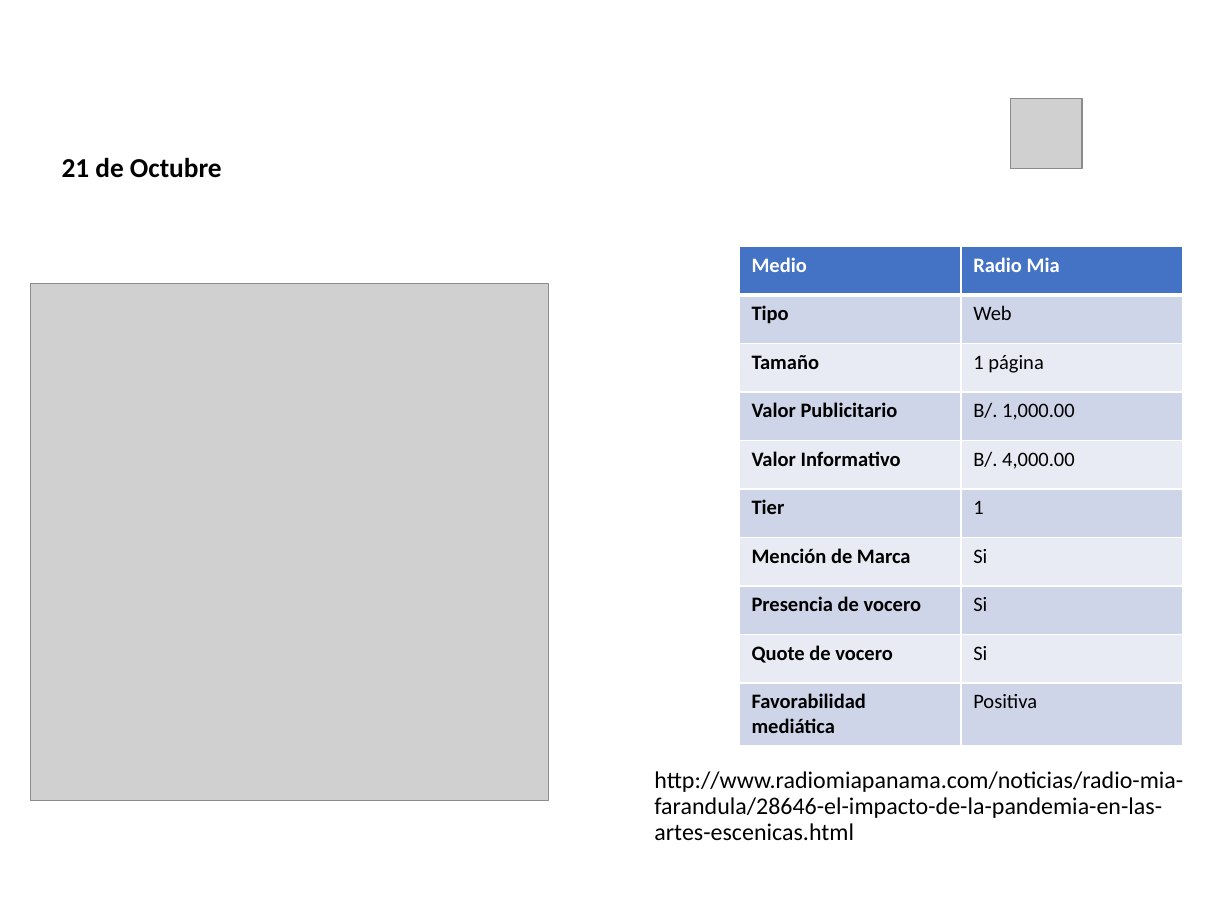
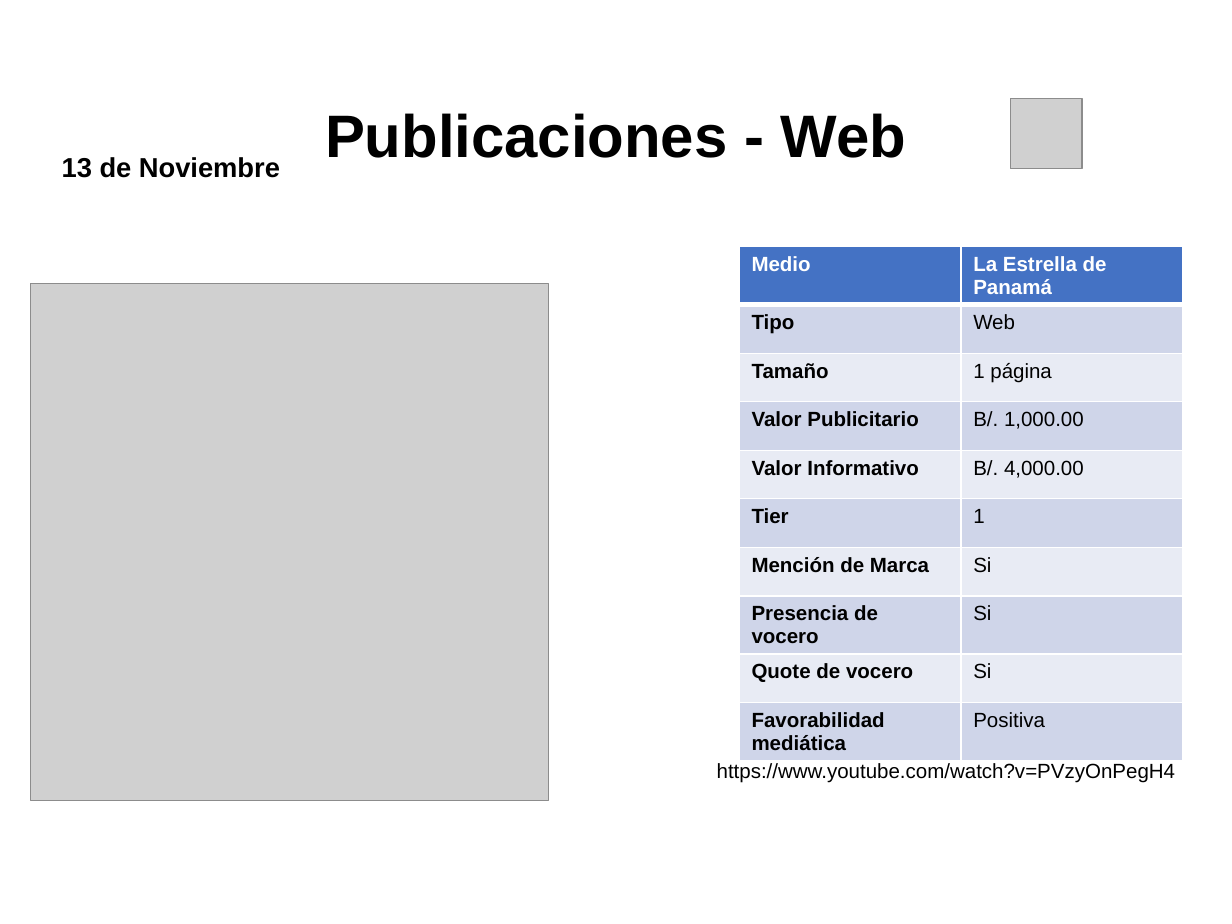
Before and after one commit to dgarci23/Report-Generator, a slide deck: slide 2 of Presentacion Terminada.pptx (slide 1 before the commit). Drawn at 1232x924 pixels with LibreOffice and Linux fonts; fonts in the diff are those of the drawing; grey boxes stand for pictures; background and template pictures are left out. Boxes give left, top, right and bottom in pixels: in the first picture for what was removed or moved away, otherwise in the second. Text is boxed around its words. In the diff, an @@ line names an element or a change of style, - is before the commit and + after.

```diff
--- a/Presentacion Terminada.pptx
+++ b/Presentacion Terminada.pptx
@@ title "Publicaciones - Web": place and size @@
-title "Publicaciones - Web" at (176, 2, 982, 101)
+title "Publicaciones - Web" at (325, 113, 906, 158)
@@ title "Publicaciones - Web" at (325, 113, 906, 158): font Calibri to Arial, text colour #FFFFFF to #000000 @@
@@ text at (62, 157, 280, 178): text changed; font Calibri to Arial @@
-21 de Octubre
+13 de Noviembre
@@ table at (739, 246, 1183, 755) @@
-row 1, column 2: Radio Mia
+row 1, column 2: La Estrella de Panamá
@@ font Calibri to Arial @@
@@ text at (717, 763, 1175, 783): text changed; size 14 to 12 pt; font Calibri to Arial @@
-http://www.radiomiapanama.com/noticias/radio-mia-farandula/28646-el-impacto-de-la-pandemia-en-las-artes-escenicas.html
+https://www.youtube.com/watch?v=PVzyOnPegH4
```
Also in this commit, not shown: 2 other slides changed, 34 slides added.
